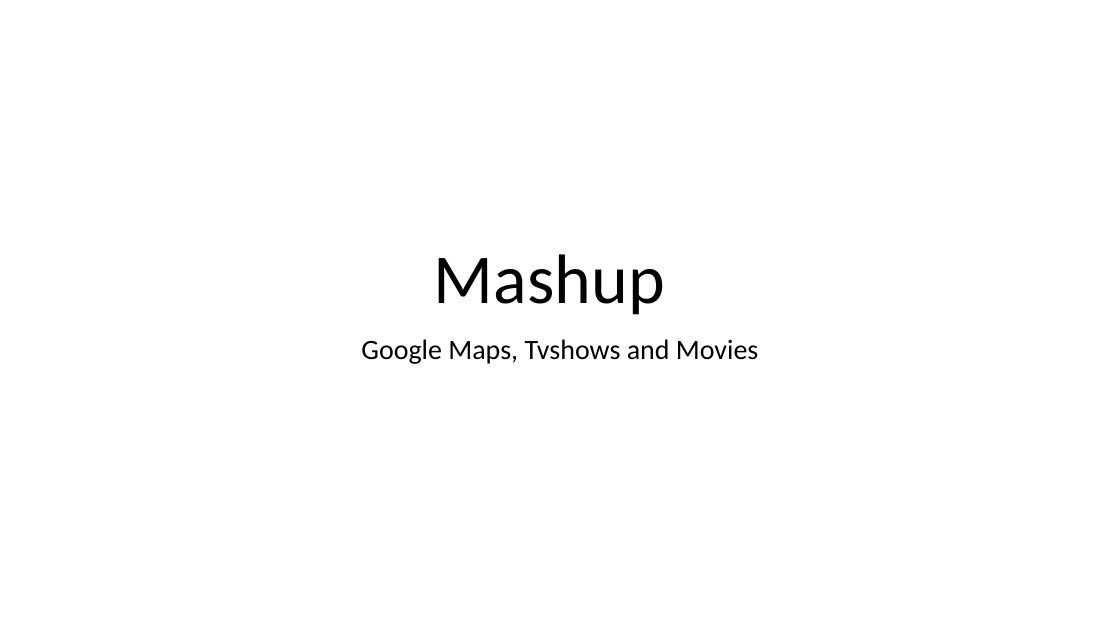
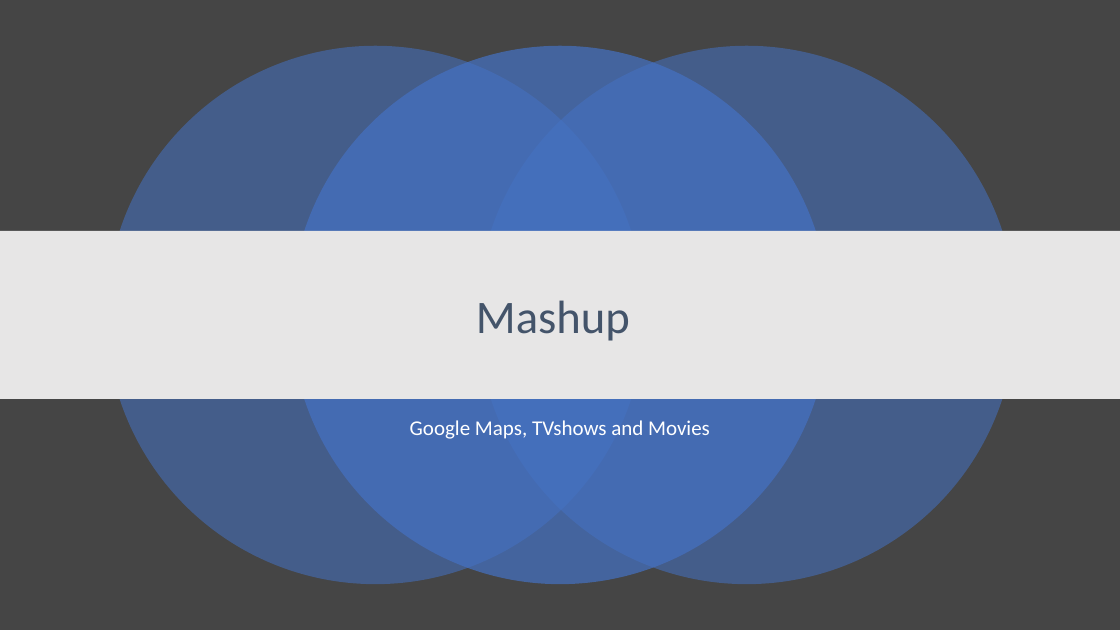
Before and after one commit to akhiln28/ontology_assignment2, a slide deck: slide 1 of presentation.pptx. Drawn at 1120x630 pixels with LibreOffice and Linux fonts; fonts in the diff are those of the drawing. Boxes give left, top, right and bottom in pixels: in the first picture for what was removed or moved away, otherwise in the second. Text is boxed around its words. In the diff, an @@ line names an element or a change of style, - is before the commit and + after.

```diff
--- a/presentation.pptx
+++ b/presentation.pptx
@@ background #FFFFFF to #454545 @@
@@ ellipse added at (x1=106, y1=46, x2=644, y2=585), fill #4472C4 at 55% opacity @@
@@ ellipse added at (x1=291, y1=46, x2=829, y2=585), fill #4472C4 at 70% opacity @@
@@ ellipse added at (x1=477, y1=46, x2=1016, y2=585), fill #4472C4 at 55% opacity @@
@@ rectangle added at (x1=0, y1=231, x2=1120, y2=399), fill #E7E6E6 @@
@@ title "Mashup" moved from (x1=434, y1=254, x2=665, y2=315) to (x1=476, y1=300, x2=630, y2=341) @@
@@ title "Mashup" at (x1=476, y1=300, x2=630, y2=341): size 60 to 40 pt, text colour #000000 to #44546A; vertical alignment bottom to middle @@
@@ subtitle at (x1=410, y1=420, x2=710, y2=439): text changed; size 24 to 18 pt; text colour #000000 to #FFFFFF @@
-Google Maps, Tvshows and Movies
+Google Maps, TVshows and Movies
```
Also in this commit, not shown: 6 other slides changed, 1 slide added, 1 other file.
